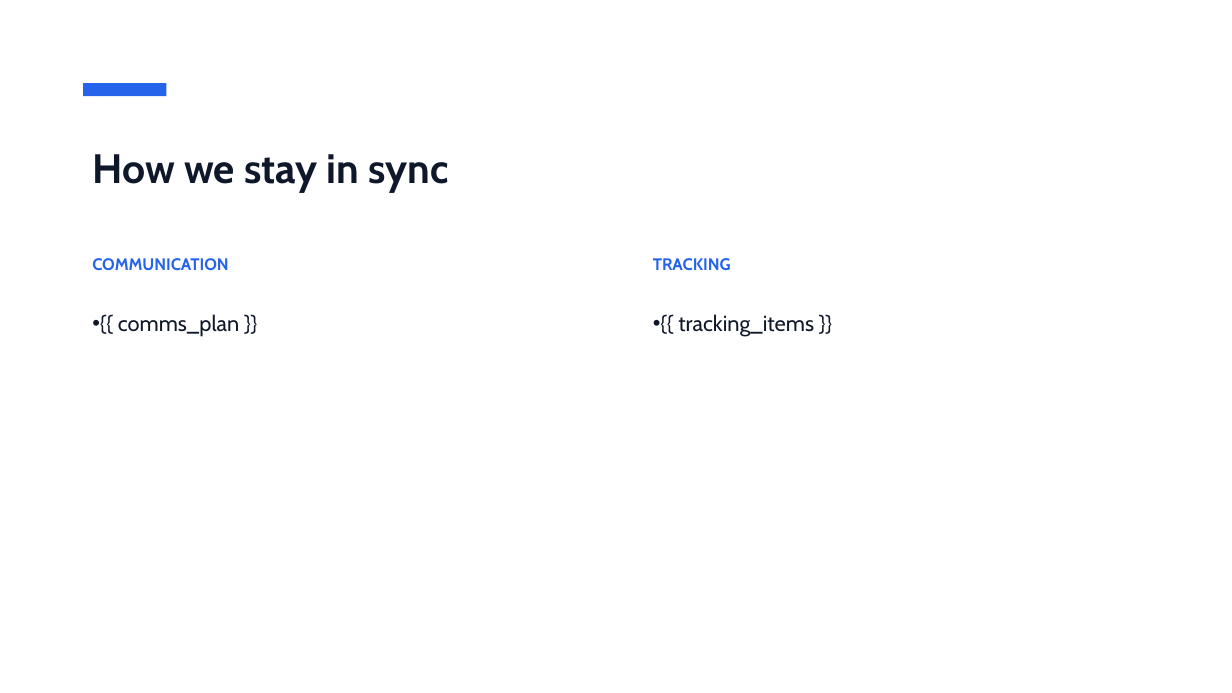
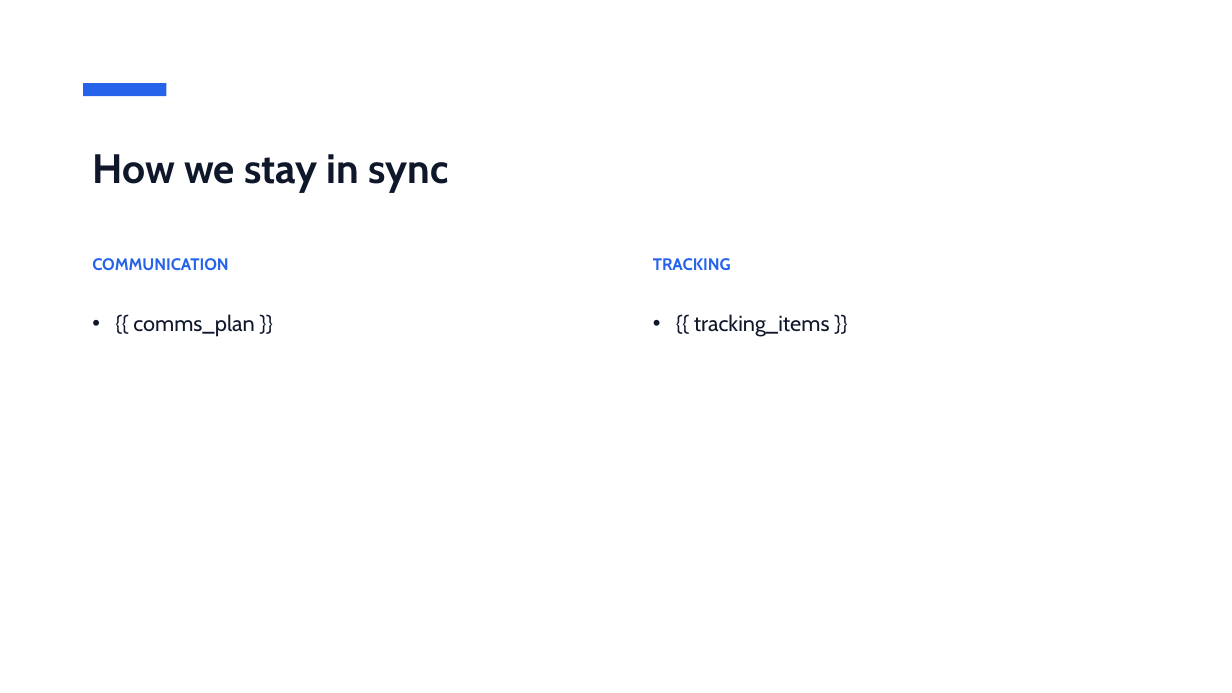
Before and after one commit to DolfusNegunda/doc_skills, a slide deck: slide 7 of building-document-templates/registry/_builtin/project_kickoff/template.pptx. Drawn at 1232x693 pixels with LibreOffice and Linux fonts; fonts in the diff are those of the drawing. Boxes give left, top, right and bottom in pixels: in the first picture for what was removed or moved away, otherwise in the second. Text is boxed around its words. In the diff, an @@ line names an element or a change of style, - is before the commit and + after.

```diff
--- a/building-document-templates/registry/_builtin/project_kickoff/template.pptx
+++ b/building-document-templates/registry/_builtin/project_kickoff/template.pptx
@@ text "{{ comms_plan }}" at (133,314,255,337): indent changed @@
@@ text "{{ tracking_items }}" at (694,314,830,337): indent changed @@
```
Also in this commit, not shown: 7 other slides changed, 25 other files.
